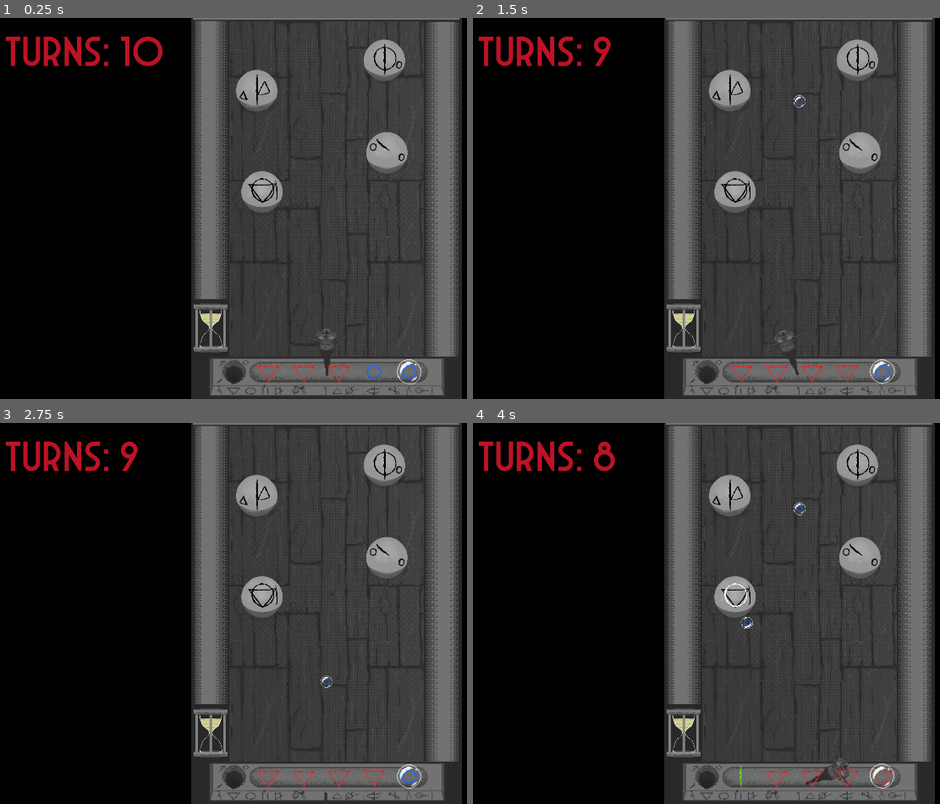
Above: before the commit, frames 1-4 (two rows, left to right).
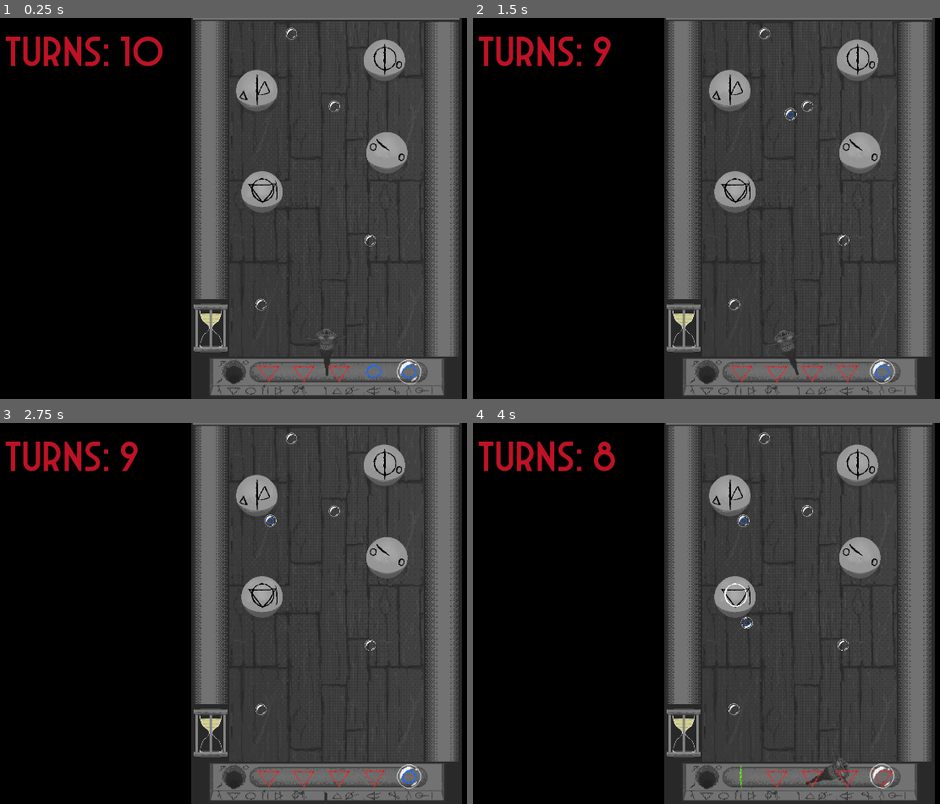
Above: after the commit, the same moments.

Repository: colton-o/bubblemancer
Game: Godot game, scene res://Levels/Stage_2.tscn
The game is run twice, just before and just after one commit, with the same random seed, the same clock (stepped at 60 frames per second) and the same inputs. This scene is started directly instead of the project's main scene.
Inputs (mouse positions are in pixels of both pictures, inside the frame that each line leads up to):
- Up to frame 1 (0.25 s): no input
- Up to frame 2 (1.5 s): move the mouse to (outside the picture) at 0.52 s; click (outside the picture) at 0.6 s; move the mouse to (664, 227) at 1.27 s; tap A (x_rot_neg) at 1.35 s
- Up to frame 3 (2.75 s): move the mouse to (392, 529) at 2.02 s; hold D (x_rot_pos) from 2.03 s (still down)
- Up to frame 4 (4 s): move the mouse to (767, 689) at 2.77 s; release D (x_rot_pos) at 2.78 s; click (767, 689) at 2.85 s; move the mouse to (outside the picture) at 3.52 s; hold A (x_rot_neg) from 3.53 s (still down)

The runs differ from the first frame. In frame 1, 0.1% of the frame differs, in the area x 54-81%, y 2-77%; in frame 2, 0.2%; in frame 3, 0.2%; in frame 4, 0.2%.

Commit message:
Update Stage_2.tscn

Diff:
--- a/Levels/Stage_2.tscn
+++ b/Levels/Stage_2.tscn
@@ -23,6 +23,51 @@
 normal = Vector2(1, 0)
 distance = 133.846
 
+[sub_resource type="CircleShape2D" id="CircleShape2D_pof0v"]
+
+[sub_resource type="AtlasTexture" id="AtlasTexture_4fohh"]
+atlas = ExtResource("15_2kwx8")
+region = Rect2(0, 0, 64, 64)
+
+[sub_resource type="AtlasTexture" id="AtlasTexture_emx7k"]
+atlas = ExtResource("15_2kwx8")
+region = Rect2(64, 0, 64, 64)
+
+[sub_resource type="AtlasTexture" id="AtlasTexture_p4at6"]
+atlas = ExtResource("15_2kwx8")
+region = Rect2(128, 0, 64, 64)
+
+[sub_resource type="AtlasTexture" id="AtlasTexture_1hntl"]
+atlas = ExtResource("15_2kwx8")
+region = Rect2(192, 0, 64, 64)
+
+[sub_resource type="AtlasTexture" id="AtlasTexture_ceem8"]
+atlas = ExtResource("15_2kwx8")
+region = Rect2(256, 0, 64, 64)
+
+[sub_resource type="SpriteFrames" id="SpriteFrames_wwqjs"]
+animations = [{
+"frames": [{
+"duration": 1.0,
+"texture": SubResource("AtlasTexture_4fohh")
+}, {
+"duration": 1.0,
+"texture": SubResource("AtlasTexture_emx7k")
+}, {
+"duration": 1.0,
+"texture": SubResource("AtlasTexture_p4at6")
+}, {
+"duration": 1.0,
+"texture": SubResource("AtlasTexture_1hntl")
+}, {
+"duration": 1.0,
+"texture": SubResource("AtlasTexture_ceem8")
+}],
+"loop": true,
+"name": &"default",
+"speed": 5.0
+}]
+
 [sub_resource type="AtlasTexture" id="AtlasTexture_lbgjd"]
 atlas = ExtResource("9_73bix")
 region = Rect2(0, 0, 128, 128)
@@ -171,6 +216,48 @@
 scale = Vector2(3.9, 3.9)
 shape = SubResource("WorldBoundaryShape2D_hxpg8")
 
+[node name="Bouncers" type="StaticBody2D" parent="Border2"]
+
+[node name="Bouncer" type="CollisionShape2D" parent="Border2/Bouncers"]
+position = Vector2(30.9859, -211.268)
+scale = Vector2(2.145, 2.145)
+shape = SubResource("CircleShape2D_pof0v")
+
+[node name="AnimatedSprite2D" type="AnimatedSprite2D" parent="Border2/Bouncers/Bouncer"]
+scale = Vector2(0.615, 0.615)
+sprite_frames = SubResource("SpriteFrames_wwqjs")
+autoplay = "default"
+
+[node name="Bouncer2" type="CollisionShape2D" parent="Border2/Bouncers"]
+position = Vector2(-261.972, 580.282)
+scale = Vector2(2.145, 2.145)
+shape = SubResource("CircleShape2D_pof0v")
+
+[node name="AnimatedSprite2D" type="AnimatedSprite2D" parent="Border2/Bouncers/Bouncer2"]
+scale = Vector2(0.615, 0.615)
+sprite_frames = SubResource("SpriteFrames_wwqjs")
+autoplay = "default"
+
+[node name="Bouncer3" type="CollisionShape2D" parent="Border2/Bouncers"]
+position = Vector2(174.648, 323.944)
+scale = Vector2(2.145, 2.145)
+shape = SubResource("CircleShape2D_pof0v")
+
+[node name="AnimatedSprite2D" type="AnimatedSprite2D" parent="Border2/Bouncers/Bouncer3"]
+scale = Vector2(0.615, 0.615)
+sprite_frames = SubResource("SpriteFrames_wwqjs")
+autoplay = "default"
+
+[node name="Bouncer4" type="CollisionShape2D" parent="Border2/Bouncers"]
+position = Vector2(-140.845, -501.408)
+scale = Vector2(2.145, 2.145)
+shape = SubResource("CircleShape2D_pof0v")
+
+[node name="AnimatedSprite2D" type="AnimatedSprite2D" parent="Border2/Bouncers/Bouncer4"]
+scale = Vector2(0.615, 0.615)
+sprite_frames = SubResource("SpriteFrames_wwqjs")
+autoplay = "default"
+
 [node name="Camera2D" type="Camera2D" parent="."]
 
 [node name="Gun" type="Node2D" parent="."]
Not shown: 1 places in Levels/Stage_2.tscn that only renumber resources
